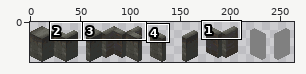
Sprite sheet: tex/8bit/dcommonwalls.png. Above, an overview of the earlier version with the close-up marked.
Close-up. As it was:
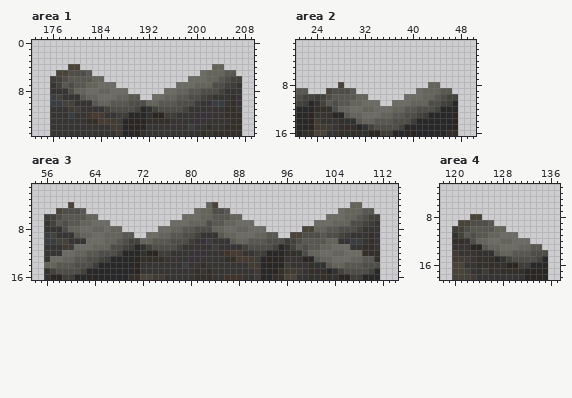
The file is 264x40 pixels. Colours within 5 levels of each other are drawn and written as one. Shown: area 1: x 173..209, y 0..15; area 2: x 21..50, y 1..16; area 3: x 54..114, y 1..16; area 4: x 118..137, y 3..18. The commit also changed other parts of the picture, which this record leaves out.
New version:
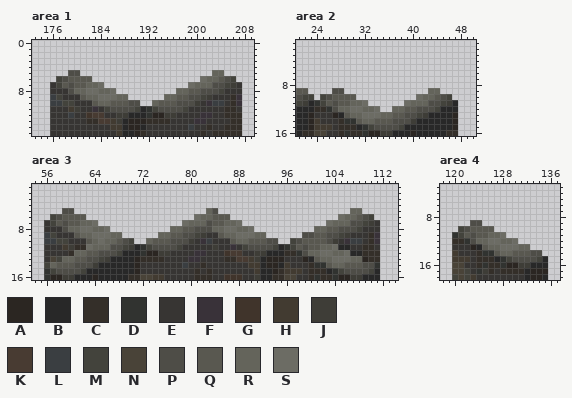
Palette (. is transparent): A #2b2622  B #282828  C #342f29  D #313330  E #373533  F #393239  G #40342b  H #423b31  J #3e3d37  K #483b32  L #3a3e41  M #43433c  N #494338  P #4e4d47  Q #595850  R #64645b  S #6c6c64
Difference:
Area 1:
Colour J is gone in row 6 at x 176.
Colour M is gone in row 6 at x 207.
Colour N is gone in row 4 at x 179 to 180; in row 5 at x 177 to 178.
Colour P is gone in row 5 at x 181; in row 10 at x 191.
Colour Q is gone in row 5 at x 182 and 205 to 206; in row 9 at x 189 to 190.
Colour R is gone in row 4 at x 203 to 204; in row 5 at x 202; in row 6 at x 183 to 184; in row 10 at x 192.
Colour S is gone in row 5 at x 201; in row 6 at x 199 to 200; in row 7 at x 185 to 186 and 197 to 198; in row 8 at x 187 to 188 and 195 to 196; in row 9 at x 193 to 194.
Area 2:
Colour J is gone in row 10 at x 24.
Colour M is gone in row 10 at x 47.
Colour N is gone in row 8 at x 28; in row 9 at x 26.
Colour P is gone in row 9 at x 29.
Colour Q is gone in row 9 at x 30 and 45 to 46.
Colour R is gone in row 8 at x 43 to 44; in row 9 at x 42; in row 10 at x 31 to 32.
Colour S is gone in row 9 at x 41; in row 10 at x 39 to 40; in row 11 at x 33 to 34 and 37 to 38; in row 12 at x 35 to 36.
Area 3:
Colour A replaces colour Q in row 13 at x 109.
Colour B replaces colour S in row 11 at x 105 to 106; in row 12 at x 107 to 108.
Colour C replaces colour Q in row 13 at x 110.
Colour C replaces colour S in row 11 at x 61 to 62; in row 12 at x 60.
Colour D replaces colour P in row 14 at x 111.
Colour E replaces colour S in row 12 at x 59.
Colour J replaces colour E in row 9 at x 82.
Colour J replaces colour R in row 10 at x 104.
Colour M replaces colour R in row 14 at x 56.
Colour M replaces colour S in row 13 at x 58.
Colour N replaces colour S in row 13 at x 57.
Colour P replaces colour R in row 10 at x 103.
Colour Q replaces colour P in row 9 at x 101.
Colour Q replaces colour S in row 10 at x 63.
Colour R replaces colour S in row 10 at x 64.
Colour S replaces colour R in row 9 at x 66.
Colour J is gone in row 6 at x 56; in row 10 at x 96.
Colour M is gone in row 6 at x 111; in row 10 at x 71.
Colour N is gone in row 4 at x 60 and 84; in row 5 at x 58; in row 8 at x 99 to 100; in row 9 at x 97 to 98.
Colour P is gone in row 5 at x 61 and 85; in row 10 at x 95.
Colour Q is gone in row 5 at x 62, 86 and 109 to 110; in row 9 at x 69 to 70 and 93 to 94.
Colour R is gone in row 4 at x 83 and 107 to 108; in row 5 at x 82 and 106; in row 6 at x 63 to 64 and 87 to 88; in row 8 at x 67 to 68; in row 10 at x 72.
Colour S is gone in row 5 at x 81 and 105; in row 6 at x 79 to 80 and 103 to 104; in row 7 at x 65 to 66, 77 to 78, 89 to 90 and 101 to 102; in row 8 at x 75 to 76 and 91 to 92; in row 9 at x 73 to 74.
Area 4:
Colour J is gone in row 10 at x 120.
Colour N is gone in row 8 at x 123 to 124; in row 9 at x 121 to 122.
Colour P is gone in row 9 at x 125; in row 14 at x 135.
Colour Q is gone in row 9 at x 126; in row 13 at x 133 to 134.
Colour R is gone in row 10 at x 127 to 128.
Colour S is gone in row 11 at x 129 to 130; in row 12 at x 131 to 132.
